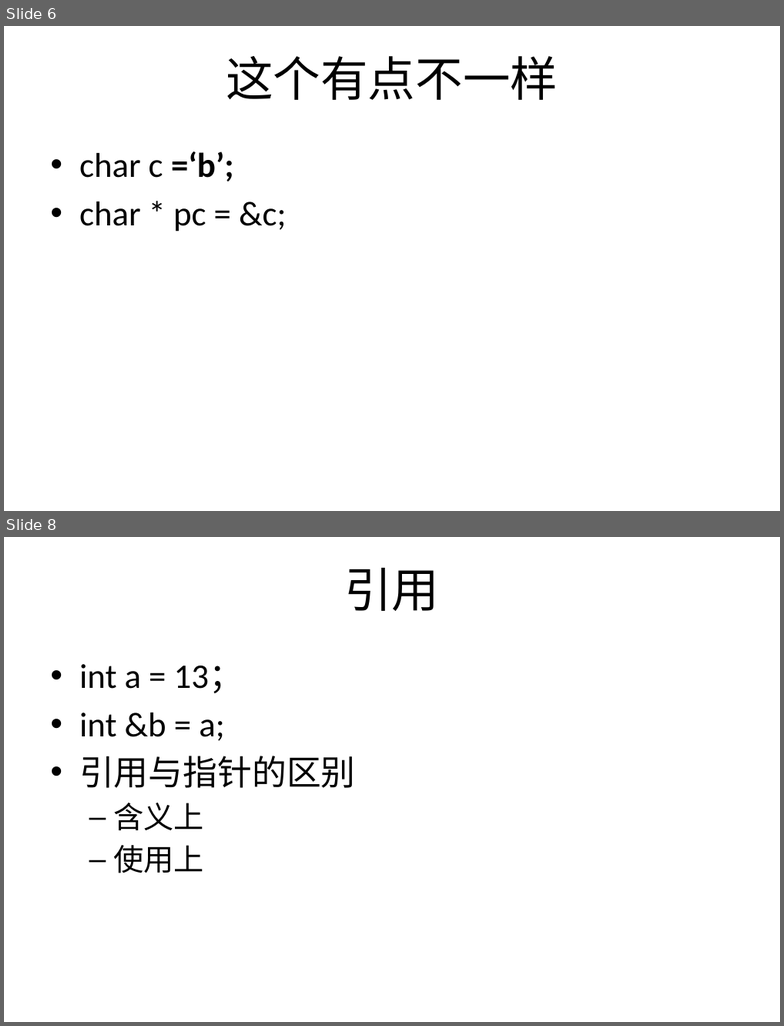
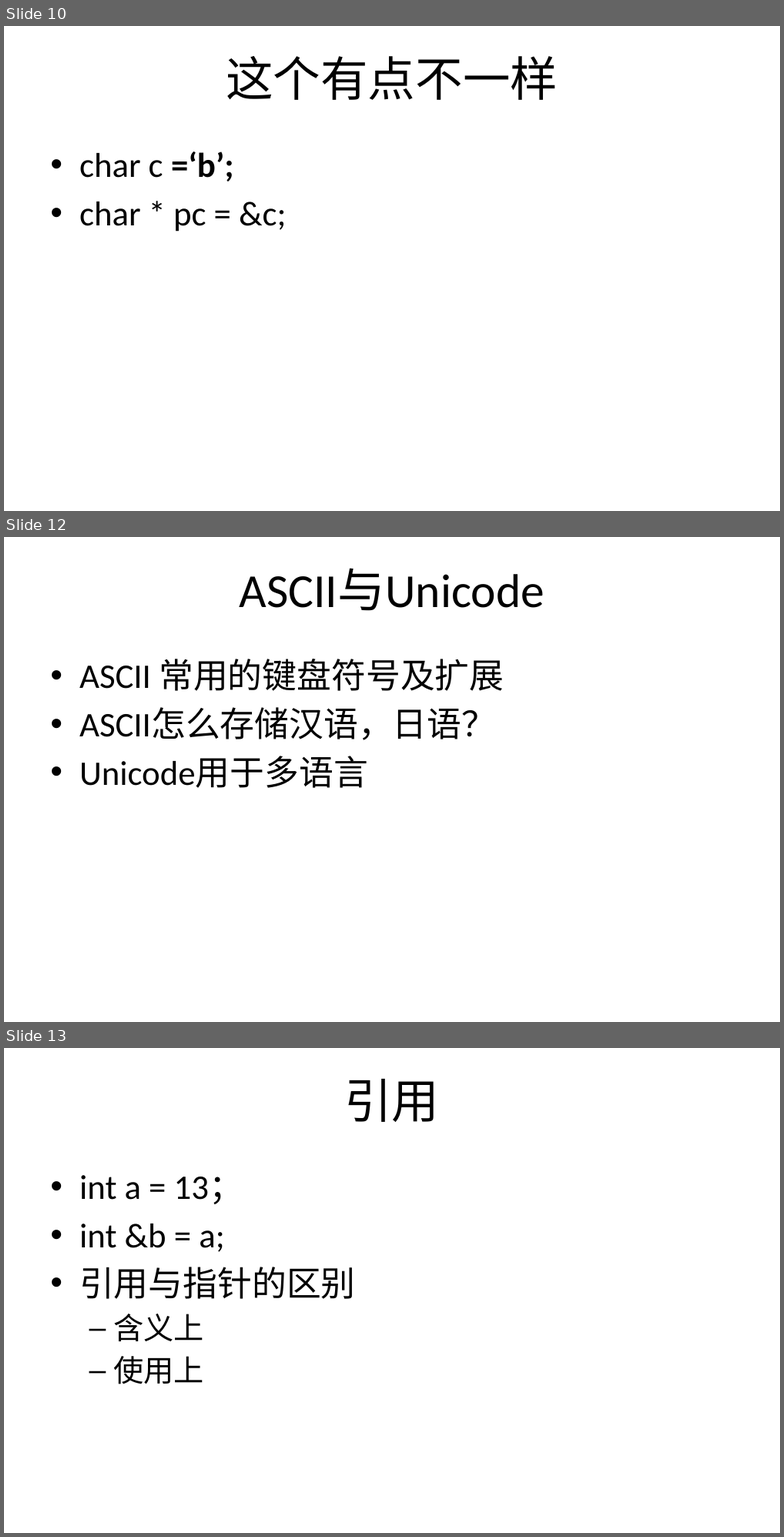
Before and after one commit to zuoshenghuang/curriculum, a slide deck: programming/2018/ch_2_variable.pptx. Shown one above the other, each under a label of ours: slides 6 and 8 before the commit, slides 10, 12 and 13 after it; the slides between them are not shown. The pictures are 784x1026 and 784x1537 pixels, drawn with LibreOffice and Linux fonts; fonts in the diff are those of the drawing; background and template pictures are left out. Boxes give left, top, right and bottom in pixels: in the first picture for what was removed or moved away, otherwise in the second. Text is boxed around its words. In the diff, an @@ line names an element or a change of style, - is before the commit and + after.

```diff
--- a/programming/2018/ch_2_variable.pptx
+++ b/programming/2018/ch_2_variable.pptx
@@ slide 12 added at (x1=4, y1=537, x2=780, y2=1022), background picture (left out) @@
@@ title added at (x1=240, y1=568, x2=545, y2=611), 44 pt, text #000000 @@
+ASCII与Unicode
@@ text added at (x1=79, y1=659, x2=504, y2=788), 32 pt, text #000000 @@
+• ASCII 常用的键盘符号及扩展
+• ASCII怎么存储汉语，日语？
+• Unicode用于多语言
@@ what was slide 6 is now slide 10 @@
@@ what was slide 8 is now slide 13 @@
```
Also in this commit, not shown: 3 slides changed, 5 other slides added, 1 slide removed, 2 other files.
